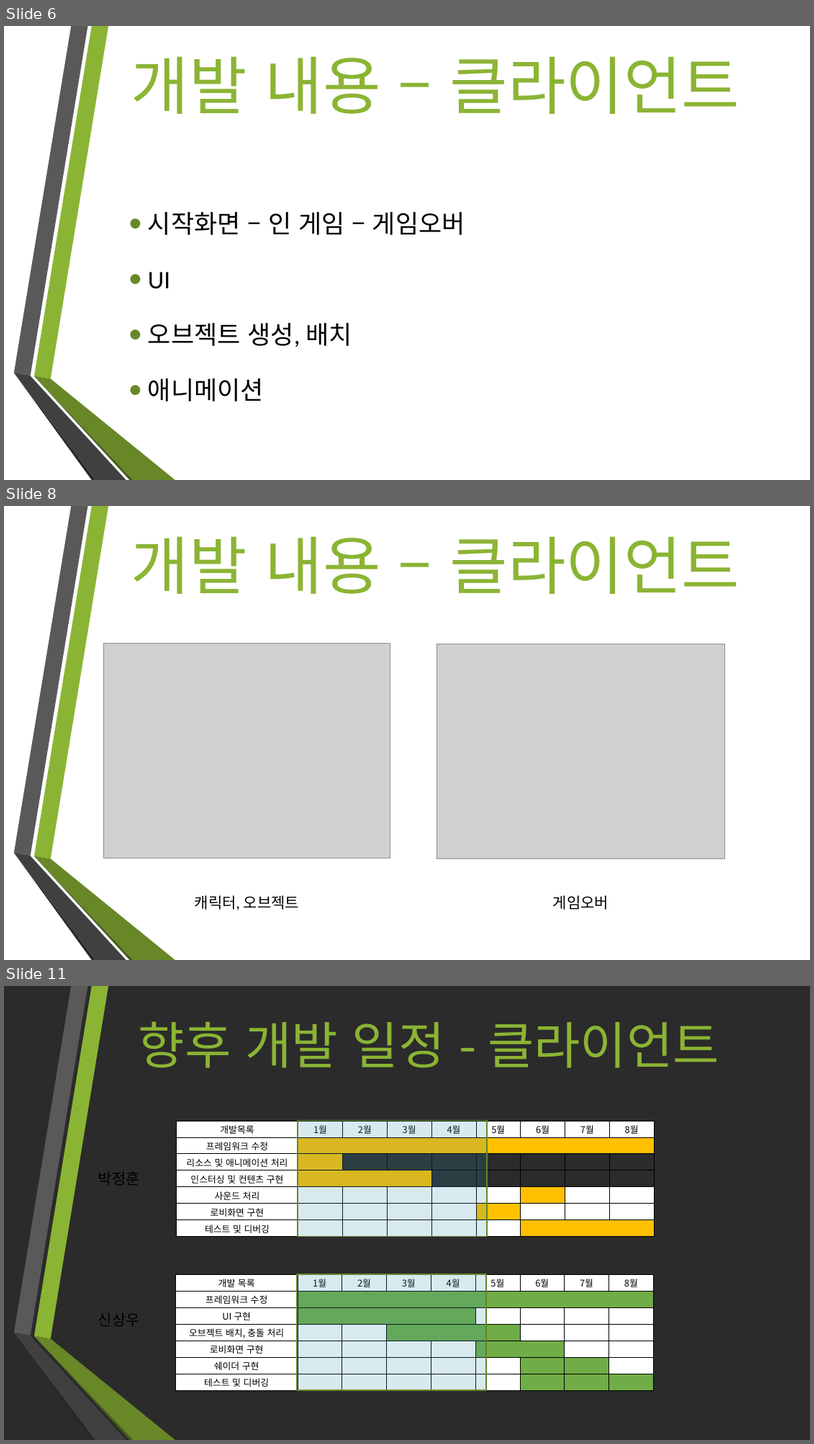
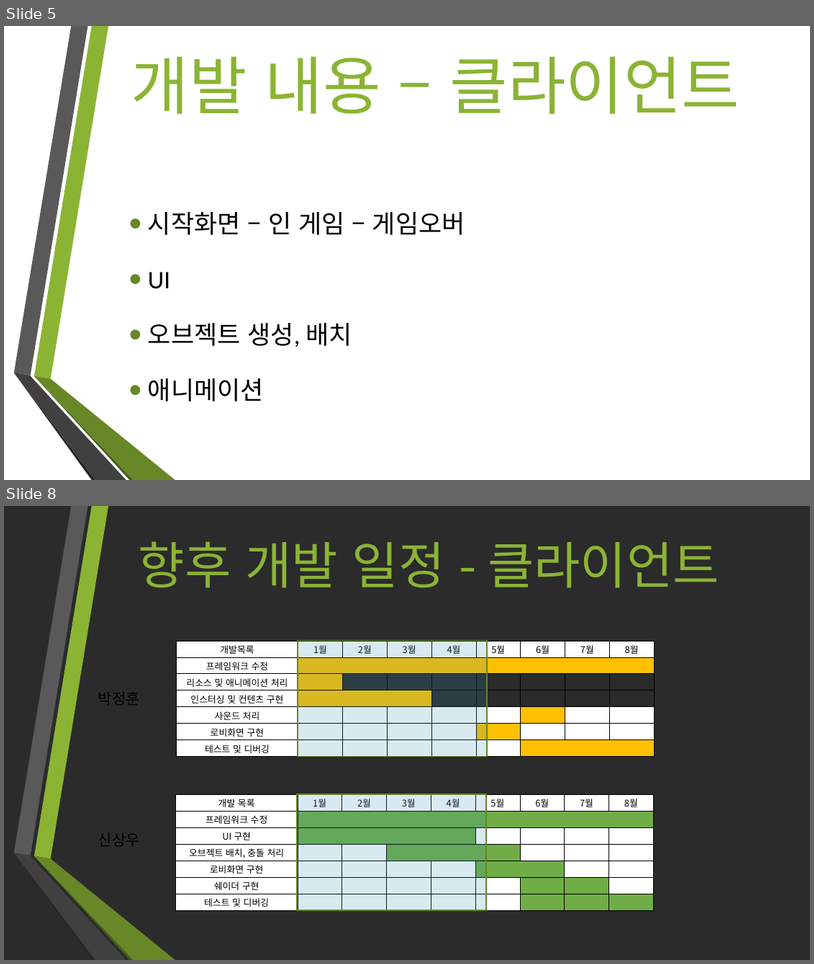
Before and after one commit to jeongHooon/Jungle-War, a slide deck: Jungle War 박정훈 신상우 이수진 이병철.pptx. Shown one above the other, each under a label of ours: slides 6, 8 and 11 before the commit, slides 5 and 8 after it; the slides between them are not shown. The pictures are 814x1444 and 814x964 pixels, drawn with LibreOffice and Linux fonts; fonts in the diff are those of the drawing; grey boxes stand for pictures; background and template pictures are left out; a plain dark background stands for a picture behind light text. Boxes give left, top, right and bottom in pixels: in the first picture for what was removed or moved away, otherwise in the second. Text is boxed around its words. In the diff, an @@ line names an element or a change of style, - is before the commit and + after.

```diff
--- a/Jungle War 박정훈 신상우 이수진 이병철.pptx
+++ b/Jungle War 박정훈 신상우 이수진 이병철.pptx
@@ slide 8 removed at bbox=[4, 506, 810, 960], background picture (left out); not listed: 6 template elements that a slide beside it also shows @@
@@ title removed at bbox=[131, 536, 741, 594] @@
-개발 내용 – 클라이언트
@@ picture removed at bbox=[104, 644, 391, 858] @@
@@ picture removed at bbox=[437, 644, 725, 859] @@
@@ text removed at bbox=[195, 895, 299, 910] @@
-캐릭터, 오브젝트
@@ text removed at bbox=[553, 895, 609, 909] @@
-게임오버
@@ what was slide 6 is now slide 5 @@
@@ what was slide 11 is now slide 8 @@
```
Also in this commit, not shown: 3 slides changed, 2 other slides removed.
